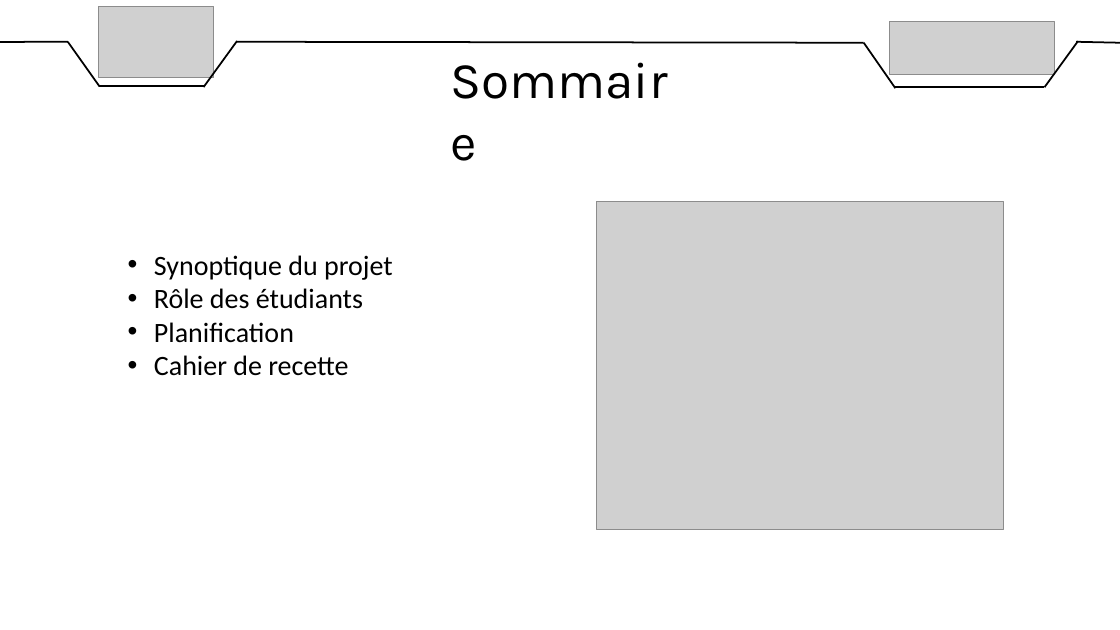
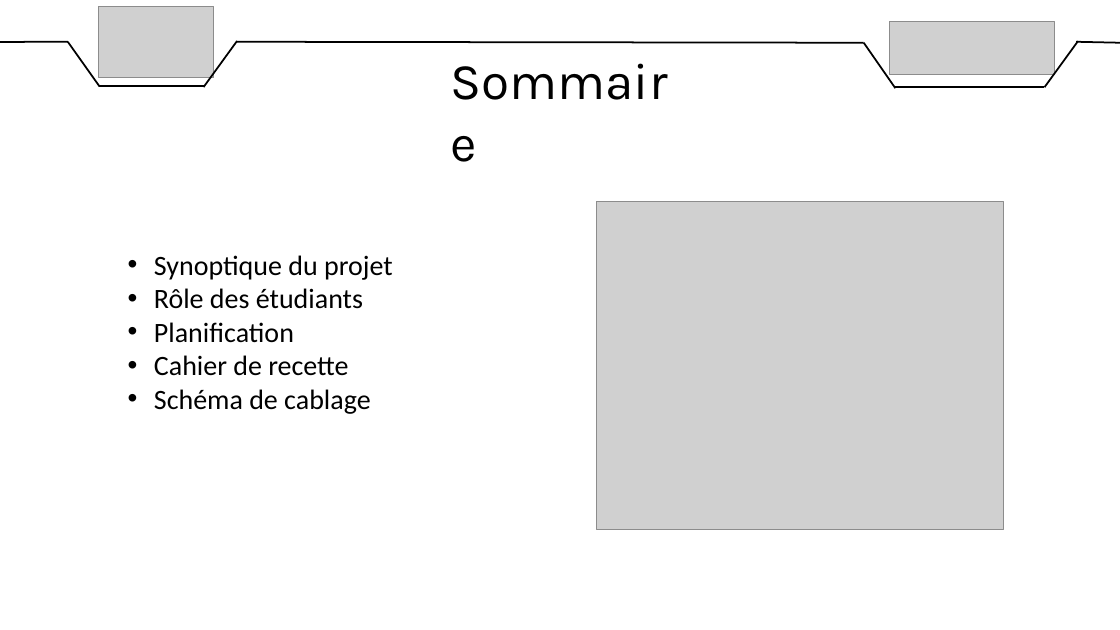
Before and after one commit to DylanChe/SupervisionSerre, a slide deck: slide 2 of oral_projet/revue_3/diaporama_revue_3_dylan.pptx. Drawn at 1120x630 pixels with LibreOffice and Linux fonts; fonts in the diff are those of the drawing; grey boxes stand for pictures. Boxes give left, top, right and bottom in pixels: in the first picture for what was removed or moved away, otherwise in the second. Text is boxed around its words. In the diff, an @@ line names an element or a change of style, - is before the commit and + after.

```diff
--- a/oral_projet/revue_3/diaporama_revue_3_dylan.pptx
+++ b/oral_projet/revue_3/diaporama_revue_3_dylan.pptx
@@ text at [154, 389, 370, 414]: paragraph added @@
+• Schéma de cablage
```
Also in this commit, not shown: 4 other slides changed, 7 slides removed.
